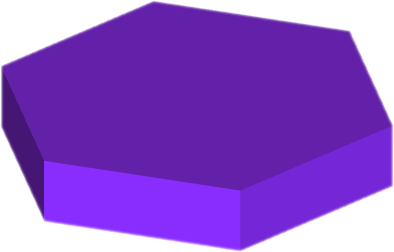
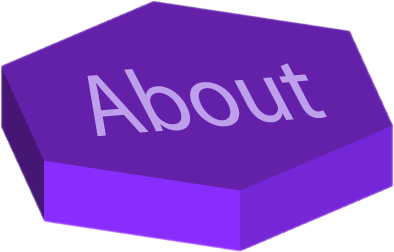
Layer changes from the first 394 x 252 image to the second:
added layer "About" above "Projects" over [87, 63, 327, 137]
showed "V1" over [0, 0, 394, 252]
